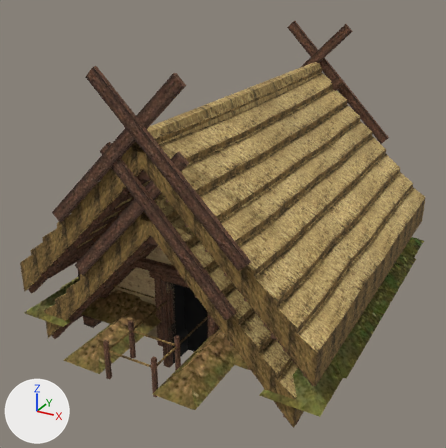
The glTF model apps/web/public/models/dwellings/construction.glb, before and after one commit.
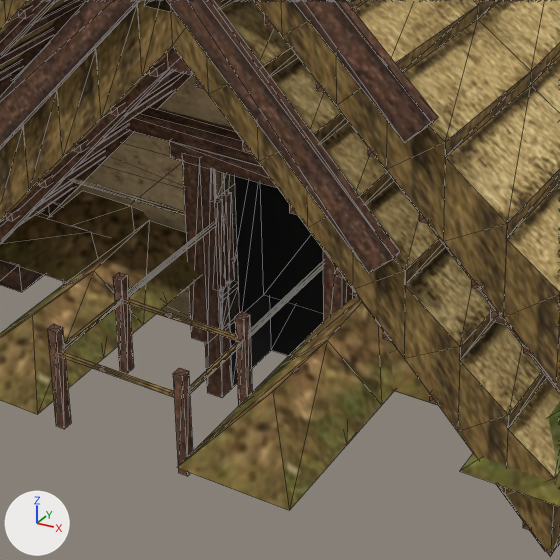
Old and new are each drawn whole from a camera (50 mm lens) standing at (4.72, -9.51, 5.68) and looking at (-0.18, -0.6, 1.23) and again close up on the part from 19% to 67% of the width and 48% to 96% of the height. The axes (+X, +Y, +Z) are drawn at lower left. The lights are the same throughout. The first two pictures are the older version. The close-ups show mesh edges as thin lines.

Objects in the first close-up: 'polozemnice-daub', 'polozemnice-thatch-2', 'polozemnice-thatch-3', 'polozemnice-thatch-4', 'zemnice-berms', 'zemnice-daub', 'zemnice-ridge', 'zemnice-thatch-2', 'zemnice-thatch-3', 'zemnice-thatch-4', 'zemnice-thatch-6', 'zemnice-thatch-7' and 19 more.
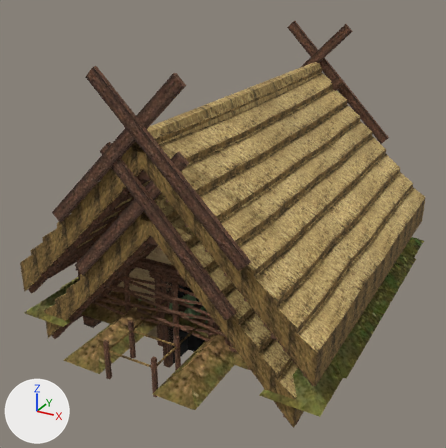
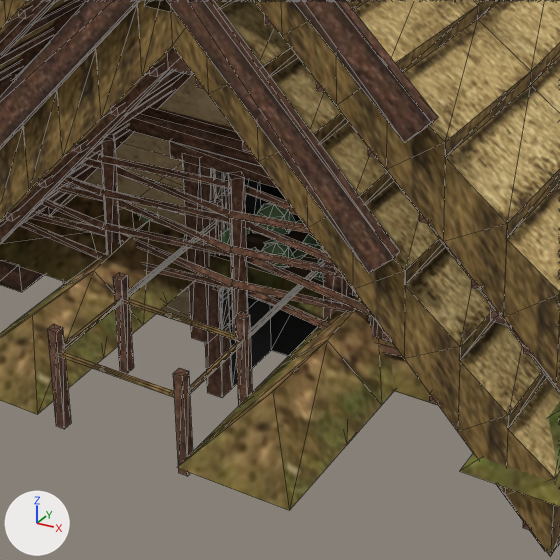
What differs and where, as boxes (x1, y1, x2, y2) in the close-ups (560 x 560 px):
'polozemnice-garden-rails', added (brown)
    after: (19, 126, 402, 357)
'polozemnice-garden-posts', added (mostly hidden)
    after: (0, 74, 386, 342)
'polozemnice-garden-beds', added
    after: (208, 230, 356, 321)
'polozemnice-garden-plants', added
    after: (140, 203, 323, 281)

The change in detail:
Mesh me_polozemnice_garden_rails is new.
It has 399 vertices, 770 faces and spans x -1.99..1.99, y -2.59..2.59, z 0.14..0.92.
It uses material mat_dwelling_atlas (picture img_atlas).
Mesh me_polozemnice_garden_posts is new.
It has 152 vertices, 228 faces and spans x -1.97..1.97, y -2.57..2.57, z -0.15..1.26.
It uses material mat_dwelling_atlas (picture img_atlas).
Mesh me_polozemnice_garden_plants is new.
It has 1003 vertices, 776 faces and spans x -1.21..1.66, y -2.28..1.9, z 0.12..0.49.
It uses material mat_dwelling_atlas (picture img_atlas).
Mesh me_polozemnice_garden_beds is new.
It has 32 vertices, 40 faces and spans x -1.15..1.6, y -2.25..2.0, z -0.03..0.12.
It uses material mat_dwelling_atlas (picture img_atlas).
Object 'polozemnice-garden-rails' (ob_polozemnice_garden_rails) is new; it shows me_polozemnice_garden_rails.
Its location is (0.0, 0.0, 0.0).
Object 'polozemnice-garden-posts' (ob_polozemnice_garden_posts) is new; it shows me_polozemnice_garden_posts.
Its location is (0.0, 0.0, 0.0).
Object 'polozemnice-garden-plants' (ob_polozemnice_garden_plants) is new; it shows me_polozemnice_garden_plants.
Its location is (0.0, 0.0, 0.0).
Object 'polozemnice-garden-beds' (ob_polozemnice_garden_beds) is new; it shows me_polozemnice_garden_beds.
Its location is (0.0, 0.0, 0.0).
